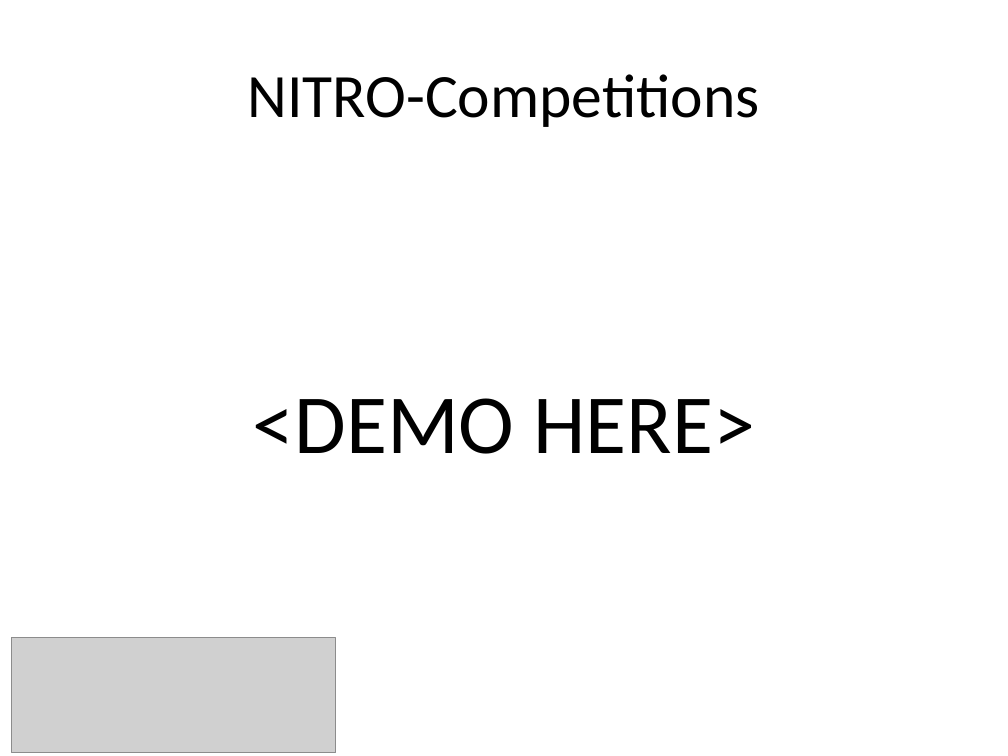
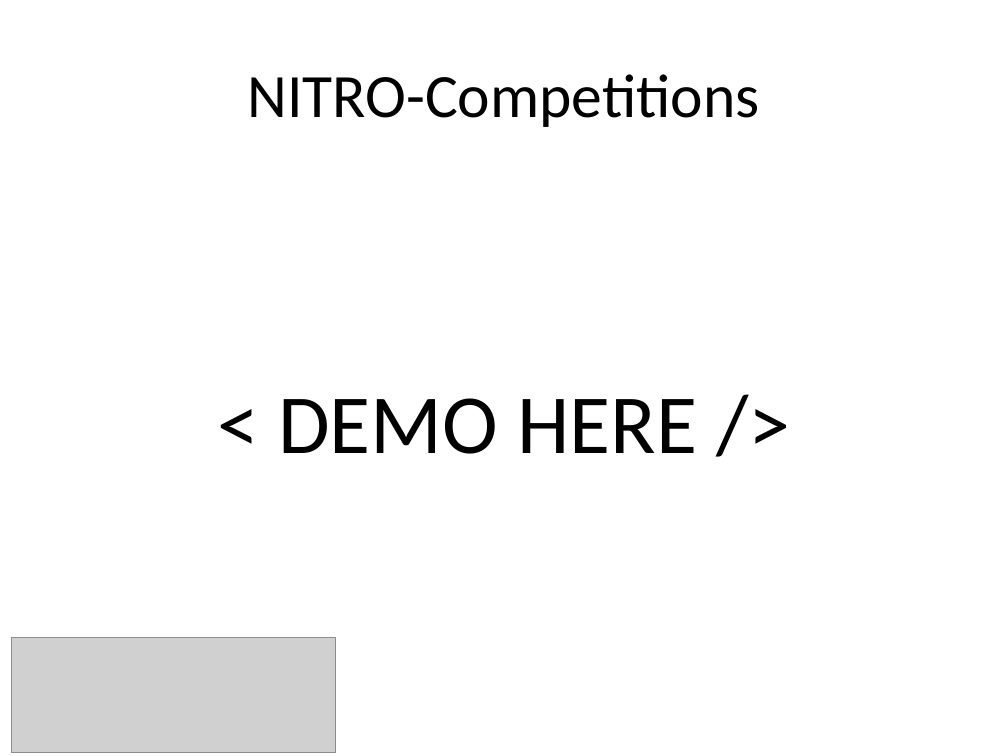
Before and after one commit to NUBIC/nitro-competitions, a slide deck: slide 20 of doc/presentations/20141107_NITRO-Competitions_CTS-AMIA.pptx. Drawn at 1008x756 pixels with LibreOffice and Linux fonts; fonts in the diff are those of the drawing; grey boxes stand for pictures; background and template pictures are left out. Boxes give left, top, right and bottom in pixels: in the first picture for what was removed or moved away, otherwise in the second. Text is boxed around its words. In the diff, an @@ line names an element or a change of style, - is before the commit and + after.

```diff
--- a/doc/presentations/20141107_NITRO-Competitions_CTS-AMIA.pptx
+++ b/doc/presentations/20141107_NITRO-Competitions_CTS-AMIA.pptx
@@ text at (278, 398, 697, 454): text changed @@
-<DEMO HERE>
+< DEMO HERE />
```
Also in this commit, not shown: 10 other slides changed.
